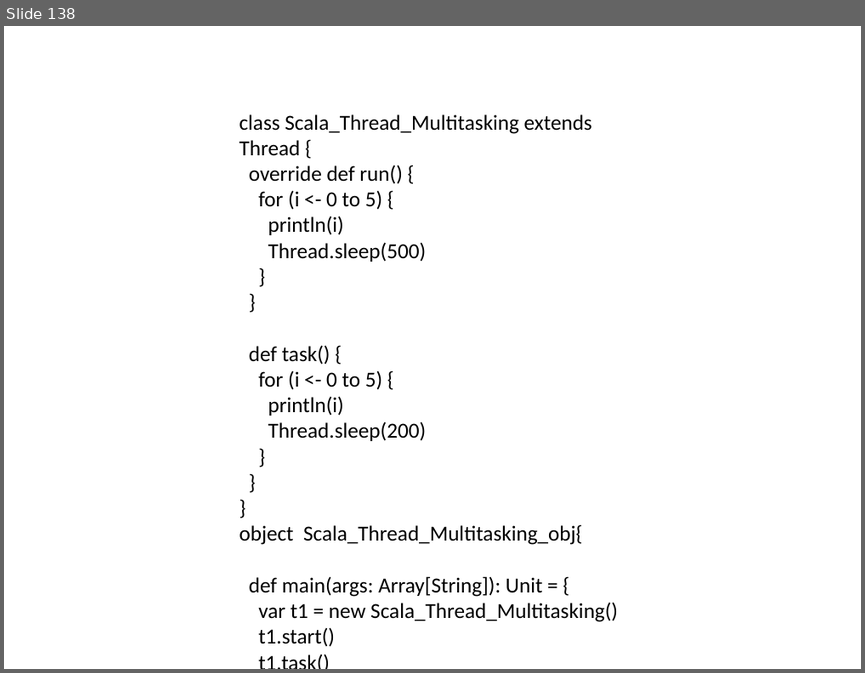
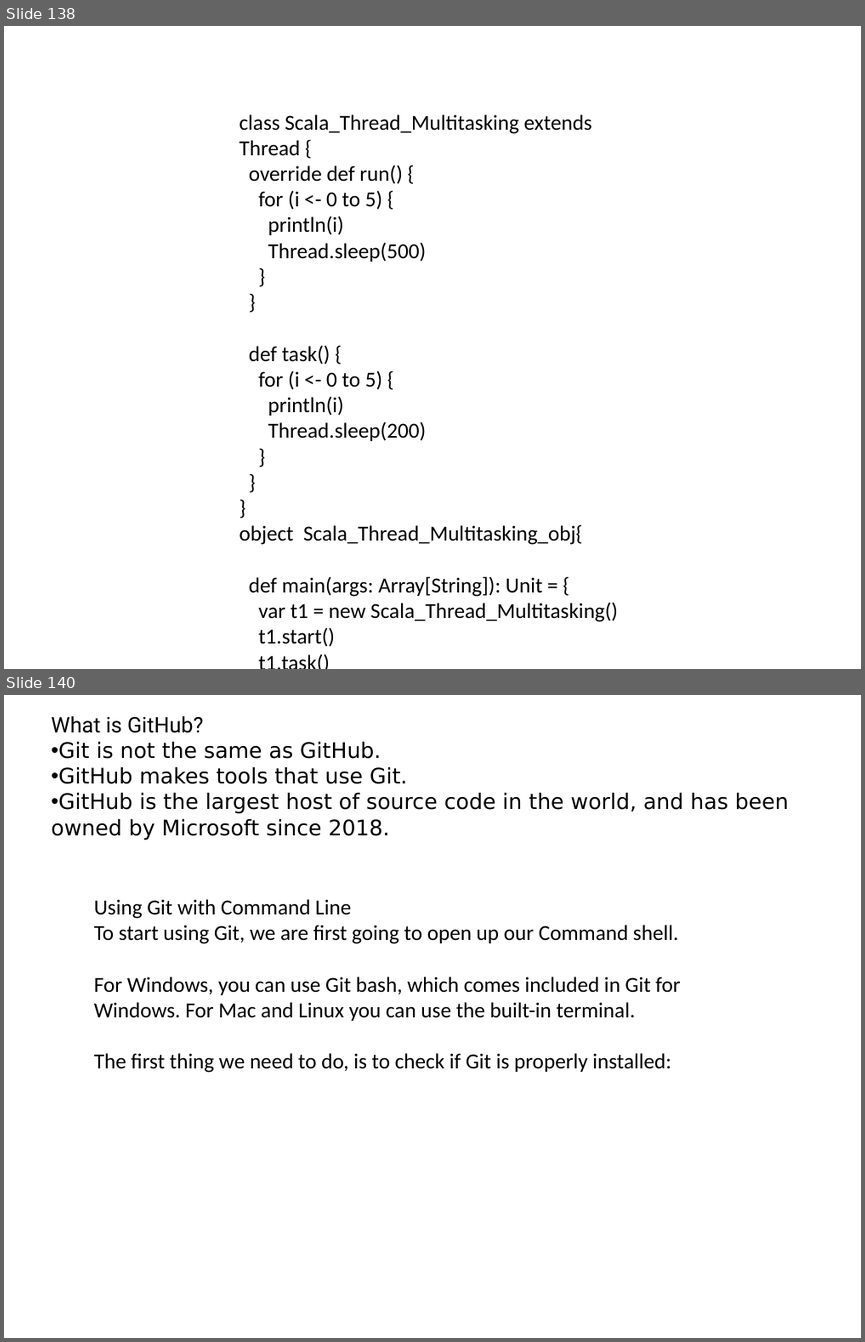
Before and after one commit to makhan010385/Mtech, a slide deck: Scala upated.pptx. Shown one above the other, each under a label of ours: slide 138 before the commit, slides 138 and 140 after it; the slides between them are not shown. The pictures are 865x673 and 865x1342 pixels, drawn with LibreOffice and Linux fonts; fonts in the diff are those of the drawing. Boxes give left, top, right and bottom in pixels: in the first picture for what was removed or moved away, otherwise in the second. Text is boxed around its words. In the diff, an @@ line names an element or a change of style, - is before the commit and + after.

```diff
--- a/Scala upated.pptx
+++ b/Scala upated.pptx
@@ slide 140 added at (x1=4, y1=695, x2=861, y2=1338), background #FFFFFF @@
@@ text added at (x1=51, y1=716, x2=789, y2=840), 18 pt, text #000000 @@
+What is GitHub?
+• Git is not the same as GitHub.
+• GitHub makes tools that use Git.
+• GitHub is the largest host of source code in the world, and has been owned by Microsoft since 2018.
@@ text added at (x1=94, y1=899, x2=680, y2=1072), 18 pt, text #000000 @@
+Using Git with Command Line
+To start using Git, we are first going to open up our Command shell.
+For Windows, you can use Git bash, which comes included in Git for Windows. For Mac and Linux you can use the built-in terminal.
+The first thing we need to do, is to check if Git is properly installed:
```
Also in this commit, not shown: 1 slide changed, 32 other slides added.
